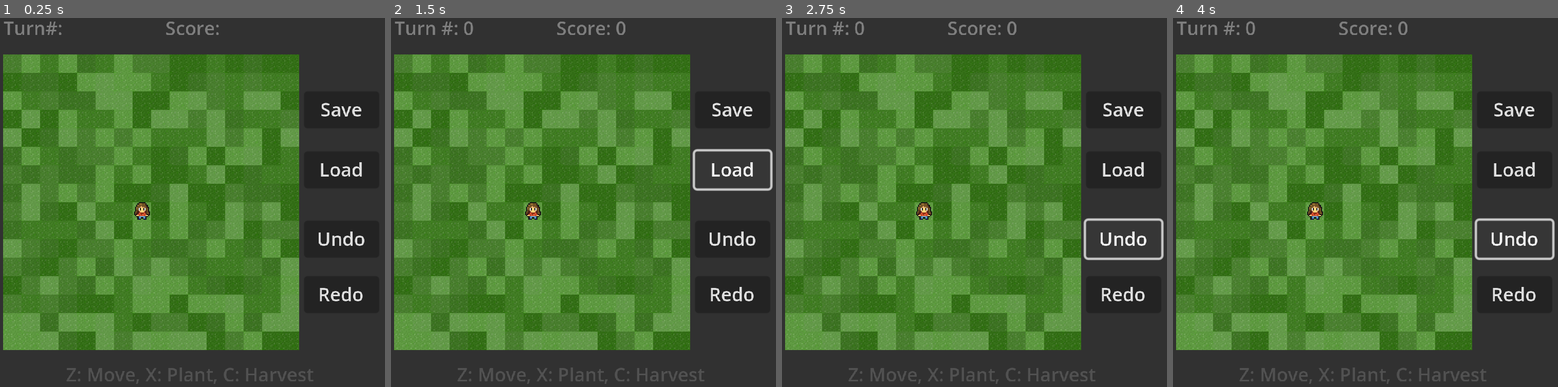
Above: before the commit, frames 1-4 (left to right).
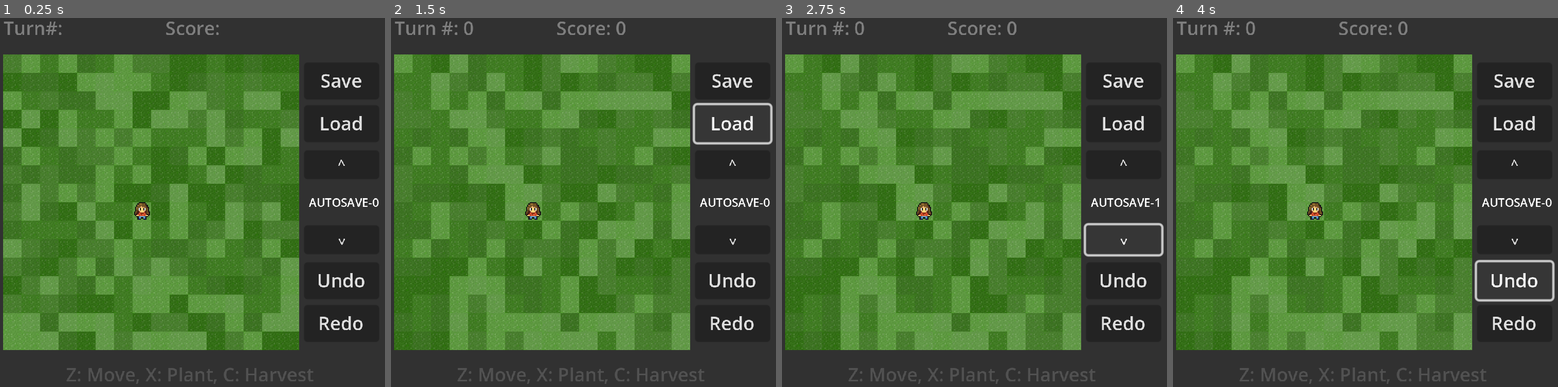
Above: after the commit, the same moments.

Repository: timpt0261/CMPM-121-F0-Proto
Game: Godot game, scene res://scene/main.tscn
Same seed, same stepped clock (60 frames per second), same inputs: the game is played once before the commit and once after it.
Inputs (mouse positions are in pixels of both pictures, inside the frame that each line leads up to):
- Up to frame 1 (0.25 s): no input
- Up to frame 2 (1.5 s): click "Save" at 0.5 s; click "Load" at 1.25 s
- Up to frame 3 (2.75 s): click (1124, 239) at 2 s, where only the run after the commit has a clickable "^"
- Up to frame 4 (4 s): click (1515, 165) at 2.75 s, where only the run after the commit has a clickable "^"; click "Undo" at 3.5 s

The runs differ from the first frame. In frame 1, 1.6% of the frame differs, in the area x 80-99%, y 15-85%; in frame 2, 28%; in frame 3, 28%; in frame 4, 30%, in the area x 0-100%, y 9-90%.

Commit message:
Multi Save file implemented

Diff:
--- a/scene/main.tscn
+++ b/scene/main.tscn
@@ -86,9 +86,9 @@
 anchor_right = 1.95751
 anchor_bottom = 1.0742
 offset_left = 226.566
-offset_top = 338.392
-offset_right = -338.383
-offset_bottom = -261.525
+offset_top = 313.392
+offset_right = -338.383
+offset_bottom = -286.525
 grow_horizontal = 2
 grow_vertical = 2
 text = "Save"
@@ -103,15 +103,62 @@
 anchor_right = 1.95751
 anchor_bottom = 1.0742
 offset_left = 226.566
-offset_top = 390.392
-offset_right = -338.383
-offset_bottom = -209.525
+offset_top = 350.392
+offset_right = -338.383
+offset_bottom = -249.525
 grow_horizontal = 2
 grow_vertical = 2
 text = "Load
 "
 clip_text = true
 
+[node name="save_scroll_up" type="Button" parent="game_state_manager/UI"]
+layout_mode = 1
+anchors_preset = -1
+anchor_left = 0.126263
+anchor_top = -0.762767
+anchor_right = 1.95751
+anchor_bottom = 1.0742
+offset_left = 291.566
+offset_top = 479.392
+offset_right = -273.383
+offset_bottom = -127.525
+grow_horizontal = 2
+grow_vertical = 2
+rotation = 3.14159
+theme_override_font_sizes/font_size = 12
+text = "^"
+clip_text = true
+
+[node name="save_to_load_label" type="Label" parent="game_state_manager/UI"]
+layout_mode = 0
+offset_left = 266.0
+offset_top = 152.0
+offset_right = 344.0
+offset_bottom = 192.0
+theme_override_font_sizes/font_size = 10
+text = "SAVE-#"
+horizontal_alignment = 1
+vertical_alignment = 1
+autowrap_mode = 2
+
+[node name="save_scroll_down" type="Button" parent="game_state_manager/UI"]
+layout_mode = 1
+anchors_preset = -1
+anchor_left = 0.126263
+anchor_top = -0.762767
+anchor_right = 1.95751
+anchor_bottom = 1.0742
+offset_left = 226.566
+offset_top = 389.392
+offset_right = -338.383
+offset_bottom = -217.525
+grow_horizontal = 2
+grow_vertical = 2
+theme_override_font_sizes/font_size = 12
+text = "^"
+clip_text = true
+
 [node name="undo" type="Button" parent="game_state_manager/UI"]
 layout_mode = 1
 anchors_preset = -1
@@ -120,9 +167,9 @@
 anchor_right = 1.95751
 anchor_bottom = 1.0742
 offset_left = 226.566
-offset_top = 450.392
-offset_right = -338.383
-offset_bottom = -149.525
+offset_top = 486.392
+offset_right = -338.383
+offset_bottom = -113.525
 grow_horizontal = 2
 grow_vertical = 2
 text = "Undo"
@@ -137,9 +184,9 @@
 anchor_right = 1.95751
 anchor_bottom = 1.0742
 offset_left = 226.566
-offset_top = 498.392
-offset_right = -338.383
-offset_bottom = -101.525
+offset_top = 523.392
+offset_right = -338.383
+offset_bottom = -76.5251
 grow_horizontal = 2
 grow_vertical = 2
 text = "Redo"
--- a/script/farm_grid.gd
+++ b/script/farm_grid.gd
@@ -75,6 +75,9 @@
 			adjacent_cells.append(decode_cell(adjacent_pos))
 	return adjacent_cells;
 
+static func array_size_of(width: int, height: int):
+	return width * height * CELL_PROPERTIES.size()
+
 #+------------------------------------------------------------------------------+
 #|                       Byte Array encoding and decoding                       |
 #+------------------------------------------------------------------------------+
--- a/script/game_state_array.gd
+++ b/script/game_state_array.gd
@@ -19,6 +19,12 @@
 	var game_state_array = GameStateArray.new()
 	game_state_array.byte_array = byte_array
 	return game_state_array
+
+func get_array_size() -> int:
+	return byte_array.size()
+
+static func array_size_of(width: int, height: int):
+	return DataIndices.size() + FarmGrid.array_size_of(width, height)
 
 func set_int_data(data_type: DataIndices, data: int):
 	byte_array.encode_s8(data_type, data);
--- a/script/game_state_manager.gd
+++ b/script/game_state_manager.gd
@@ -10,6 +10,9 @@
 #buttons
 @onready var save:Button = $"UI/save";
 @onready var load:Button = $"UI/load";
+@onready var save_scroll_up:Button = $"UI/save_scroll_up";
+@onready var save_to_load_label:Label = $"UI/save_to_load_label";
+@onready var save_scroll_down:Button = $"UI/save_scroll_down";
 @onready var undo:Button = $"UI/undo";
 @onready var redo:Button =$"UI/redo";
 
@@ -18,18 +21,32 @@
 
 var game_state_array: GameStateArray
 
-var auto_save_length:int = 5;
+var auto_save_length: int = 5;
 var autosave_start: int; # 60 second in 1 min
-var is_playing: bool = false;
+var is_playing: bool
+
+const SAVE_DIRECTORY = "res://save_data/"
+const SAVE_FORMAT = ".txt"
+const SAVE_PREFIX = "SAVE-"
+const AUTOSAVE_PREFIX = "AUTOSAVE-"
+
+var save_to_load_index: int
+var save_to_load: String
+var saves_list: PackedStringArray
 
 func _ready():
 	turn_count.new_turn_signal.connect(new_turn.bind())
-	save.pressed.connect(do_save.bind());
+	save.pressed.connect(do_save.bind(get_new_save_name(SAVE_PREFIX)));
 	load.pressed.connect(do_load.bind());
+	save_scroll_up.pressed.connect(save_scroll.bind(1))
+	save_scroll_down.pressed.connect(save_scroll.bind(-1))
 	undo.pressed.connect(do_undo.bind());
 	redo.pressed.connect(do_redo.bind());
-	autosave_start = 0
+	save_to_load_index = 0
+	refresh_saves_list()
 	new_turn()
+	autosave_start = Time.get_unix_time_from_system()
+	is_playing = true
 
 func new_turn():
 		game_state_to_array()
@@ -42,25 +59,39 @@
 	game_state_array.set_score_count(score_count.score)
 	game_state_array.set_farm_grid(terrain_map.farm_grid)
 
-func do_save():
+func get_save_array() -> SaveFileArray:
+	var save_file_array = SaveFileArray.new()
+	save_file_array.set_current_snapshot(current_snapshot_index)
+	save_file_array.set_snapshot_size(game_state_array.get_array_size())
+	for i in game_state_stacks.size():
+		save_file_array.add_snapshot(game_state_stacks[i])
+	return save_file_array
+
+func do_save(save_name: String):
 	game_state_to_array()
 	# Save the PackedByteArray to a file
-	var file = FileAccess.open("res://save_data/game_save.txt", FileAccess.WRITE);
-	file.store_buffer(game_state_array.byte_array)
+	var file = FileAccess.open(SAVE_DIRECTORY + save_name + SAVE_FORMAT, FileAccess.WRITE);
+	file.store_buffer(get_save_array().byte_array)
 	file.close()
+	refresh_saves_list()
 
 func do_load():
+	var save_filepath = SAVE_DIRECTORY + save_to_load + SAVE_FORMAT
 	# Read the PackedByteArray from the file
-	if FileAccess.file_exists("res://save_data/game_save.txt"):
-		var file = FileAccess.open("res://save_data/game_save.txt", FileAccess.READ);
-		game_state_array = GameStateArray.from_byte_array(PackedByteArray(file.get_buffer(file.get_length())));
+	if FileAccess.file_exists(save_filepath):
+		var file = FileAccess.open(save_filepath, FileAccess.READ);
+		var save_file_array = SaveFileArray.from_byte_array(PackedByteArray(file.get_buffer(file.get_length())));
 		file.close();
+		current_snapshot_index = save_file_array.get_current_snapshot()
+		game_state_stacks = save_file_array.get_snapshots()
+		game_state_array = game_state_stacks[current_snapshot_index]
 		update_game_state()
 	else:
 		printerr("Save Not Found");
 
 func create_snapshot():
 	var snapshot = game_state_array;
+	game_state_stacks = game_state_stacks.slice(0, current_snapshot_index+1)
 	game_state_stacks.append(snapshot);
 	current_snapshot_index = game_state_stacks.size() -1;
 
@@ -79,7 +110,8 @@
 func auto_save():
 	var time_passed = Time.get_unix_time_from_system() - autosave_start;
 	if(time_passed > (auto_save_length * 60)):
-		do_save();
+		print("AUTOSAVING...")
+		do_save(get_new_save_name(AUTOSAVE_PREFIX));
 		autosave_start = Time.get_unix_time_from_system();
 
 func do_undo():
@@ -94,3 +126,35 @@
 		current_snapshot_index += 1
 		game_state_array = game_state_stacks[current_snapshot_index]
 		update_game_state()
+
+func get_new_save_name(prefix: String) -> String:
+	#jank workarond since GDScript lacks the a do while loop.
+	#seriously, what language just doesnt have a do while????
+	var candidate: String
+	var save_number = 0
+	while true:
+		candidate = prefix + str(save_number)
+		if !FileAccess.file_exists(SAVE_DIRECTORY + candidate + SAVE_FORMAT):
+			break
+		save_number += 1
+	return candidate
+
+func save_scroll(dir: int):
+	var new_index = save_to_load_index + dir
+	if new_index < 0 || new_index >= saves_list.size():
+		return
+	set_save_to_load(new_index)
+
+func set_save_to_load(index: int):
+	save_to_load_index = index
+	if save_to_load_index >= 0:
+		save_to_load = saves_list[save_to_load_index].split(".")[0]
+		save_to_load_label.text = save_to_load;
+	else:
+		save_to_load_label.text = "No Save Files";
+
+func refresh_saves_list():
+	saves_list = DirAccess.get_files_at(SAVE_DIRECTORY)
+	if(save_to_load_index >= saves_list.size()):
+		set_save_to_load(saves_list.size()-1)
+	set_save_to_load(save_to_load_index)
--- a/script/player.gd
+++ b/script/player.gd
@@ -54,10 +54,14 @@
 			grid_position = terrain_map.pixel_to_grid(position)
 			turn_count.next_turn();
 
+func get_random_plant_id() -> int:
+	var rnd = RandomNumberGenerator.new();
+	return rnd.randi_range(0, terrain_map.farm_grid.plant_template_list.size()-1)
+
 func try_plant_plant(planting_pos: Vector2):
 	var planting_map_pos: Vector2i = terrain_map.pixel_to_grid(planting_pos);
 	if !is_moving && get_distance_squared(planting_map_pos, get_player_map_pos()) == 1:
-		if terrain_map.plant_at(planting_map_pos, 0):
+		if terrain_map.plant_at(planting_map_pos, get_random_plant_id()):
 			turn_count.next_turn();
 
 func try_harvest_plant(harvest_pos: Vector2):
--- /dev/null
+++ b/script/save_file_array.gd
@@ -0,0 +1,45 @@
+class_name SaveFileArray
+
+enum DataIndices {
+	CURRENT_SNAPSHOT = 0,
+	SNAPSHOT_SIZE = 1,
+	SNAPSHOTS_START = 9
+}
+
+var byte_array: PackedByteArray
+
+func _init():
+	byte_array = PackedByteArray()
+	byte_array.resize(DataIndices.SNAPSHOTS_START)
+
+static func from_byte_array(byte_array: PackedByteArray) -> SaveFileArray:
+	var save_file_array = SaveFileArray.new()
+	save_file_array.byte_array = byte_array
+	return save_file_array
+
+func set_current_snapshot(current_snapshot: int):
+	byte_array.encode_s8(DataIndices.CURRENT_SNAPSHOT, current_snapshot)
+
+func set_snapshot_size(snapshot_size: int):
+	byte_array.encode_s64(DataIndices.SNAPSHOT_SIZE, snapshot_size)
+
+func add_snapshot(snapshot: GameStateArray):
+	byte_array.append_array(snapshot.byte_array)
+
+func get_current_snapshot() -> int:
+	return byte_array.decode_s8(DataIndices.CURRENT_SNAPSHOT)
+
+func get_snapshot_size() -> int:
+	return byte_array.decode_s64(DataIndices.SNAPSHOT_SIZE)
+
+func get_snapshots() -> Array[GameStateArray]:
+	var snapshots: Array[GameStateArray] = []
+
+	var snapshot_size = get_snapshot_size()
+	var loop_bound = byte_array.size() - snapshot_size
+	var snapshot_index = DataIndices.SNAPSHOTS_START
+	while snapshot_index <= loop_bound:
+		snapshots.append(GameStateArray.from_byte_array(byte_array.slice(snapshot_index, snapshot_index + snapshot_size)))
+		snapshot_index += snapshot_size
+
+	return snapshots
--- a/script/score_count.gd
+++ b/script/score_count.gd
@@ -3,7 +3,7 @@
 @onready var terrain_map = $"../../TerrainMap";
 
 var score = 0
-const VICTORY_SCORE = 10
+const VICTORY_SCORE = 100
 
 func _ready():
 	terrain_map.increment_score.connect(increment_score.bind());
Binary file added: save_data/AUTOSAVE-0.txt
Binary file added: save_data/AUTOSAVE-1.txt
Binary file added: save_data/SAVE-0.txt
Binary file removed: save_data/game_save.txt
Not shown, changed: .github/workflows/github_to_itch.yml
